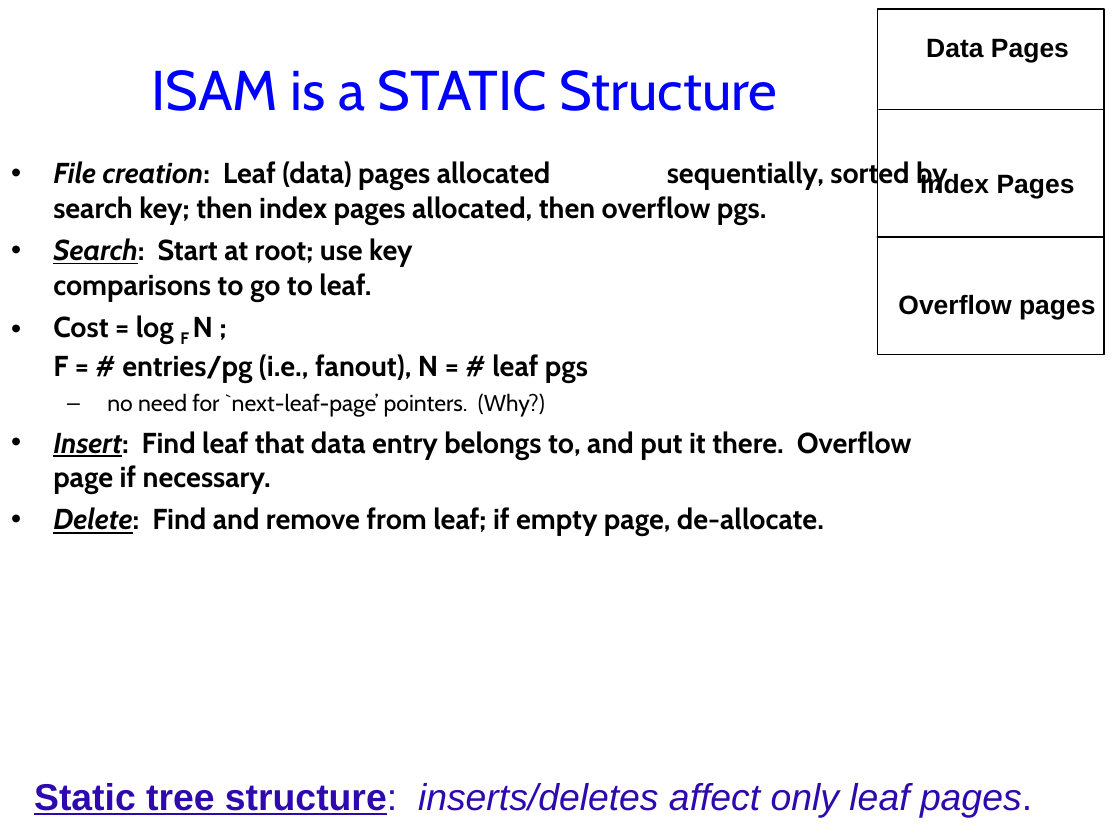
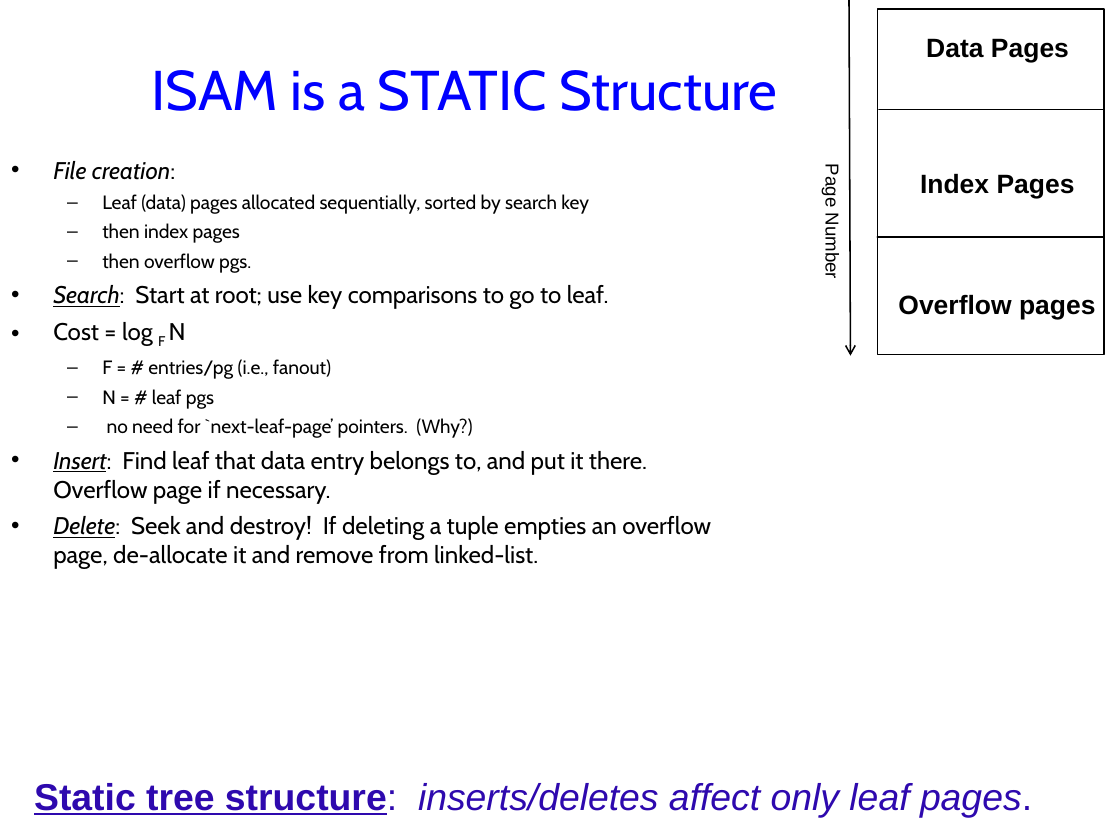
Before and after one commit to jhellerstein/cs186-09, a slide deck: slide 8 of lecs/06-TreeIndexes.ppt. Drawn at 1120x840 pixels with LibreOffice and Linux fonts; fonts in the diff are those of the drawing; background and template pictures are left out. Boxes give left, top, right and bottom in pixels: in the first picture for what was removed or moved away, otherwise in the second. Text is boxed around its words. In the diff, an @@ line names an element or a change of style, - is before the commit and + after.

```diff
--- a/lecs/06-TreeIndexes.ppt
+++ b/lecs/06-TreeIndexes.ppt
@@ arrow added from (849, 0) to (850, 356), #000000 0.99 pt @@
@@ text at bbox=[53, 161, 589, 272]: text changed; size 18.5 to 12.4 pt; bold off @@
-• File creation: Leaf (data) pages allocated sequentially, sorted by search key; then index pages allocated, then overflow pgs.
+• File creation:
+  – Leaf (data) pages allocated sequentially, sorted by search key
+  – then index pages
+  – then overflow pgs.
@@ text added at bbox=[822, 168, 843, 277], 12 pt, text #000000 @@
+Page Number
@@ text at bbox=[53, 285, 647, 504]: size 18.5 to 15.5 pt, bold off in "Search: Start at root; use key comparisons ...", "Insert: Find leaf that data entry belongs ..."; size 14.8 to 12.4 pt in "no need for `next-leaf-page’ pointers. (Why?)" @@
@@ text at bbox=[53, 322, 331, 408]: text changed; size 18.5 to 12.4 pt; bold off @@
-• Cost = log F N ;
-  F = # entries/pg (i.e., fanout), N = # leaf pgs
+• Cost = log F N
+  – F = # entries/pg (i.e., fanout)
+  – N = # leaf pgs
@@ text at bbox=[53, 516, 711, 569]: text changed; size 18.5 to 15.5 pt; bold off @@
-• Delete: Find and remove from leaf; if empty page, de-allocate.
+• Delete: Seek and destroy! If deleting a tuple empties an overflow page, de-allocate it and remove from linked-list.
```
Also in this commit, not shown: 11 other slides changed, 1 slide added, 1 slide removed, 1 other file.
